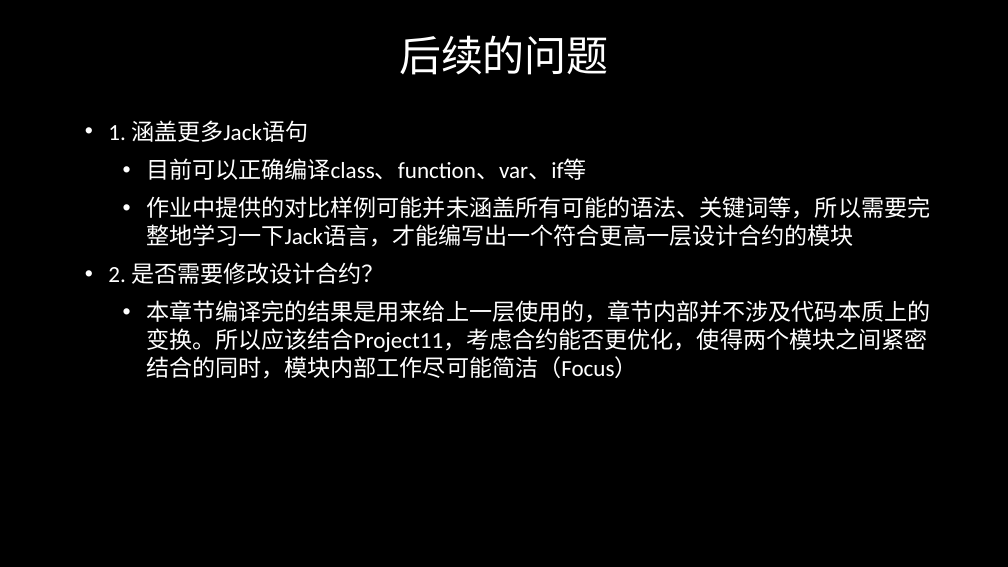
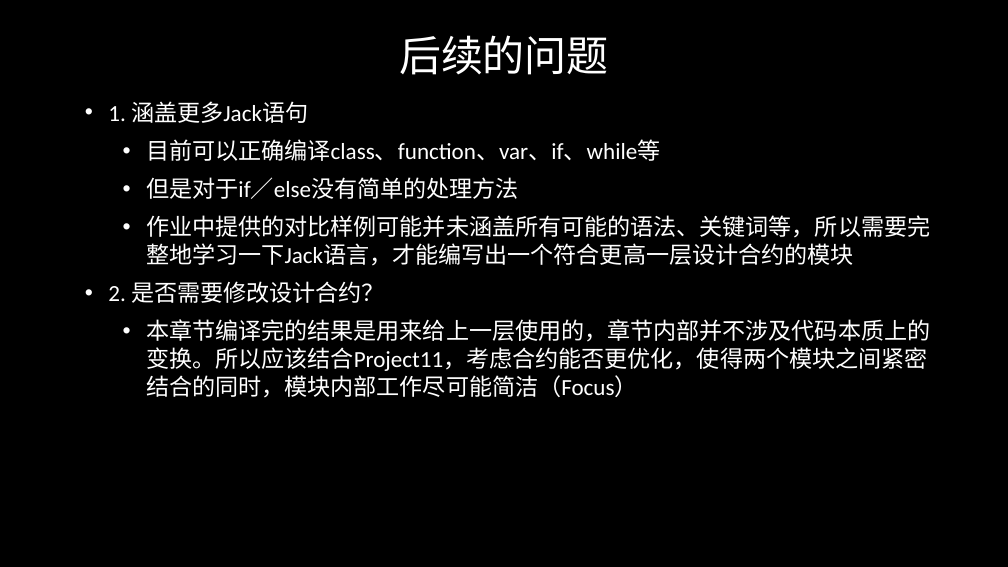
Before and after one commit to jisuansiwei2017/SDCT-2017-Fall, a slide deck: slide 6 of weekly_report/group1/report_group1_week6.pptx. Drawn at 1008x567 pixels with LibreOffice and Linux fonts; fonts in the diff are those of the drawing; background and template pictures are left out. Boxes give left, top, right and bottom in pixels: in the first picture for what was removed or moved away, otherwise in the second. Text is boxed around its words. In the diff, an @@ line names an element or a change of style, - is before the commit and + after.

Commit message:
change ppt

```diff
--- a/weekly_report/group1/report_group1_week6.pptx
+++ b/weekly_report/group1/report_group1_week6.pptx
@@ text at box(146, 139, 660, 199): text changed @@
-  • 目前可以正确编译class、function、var、if等
+  • 目前可以正确编译class、function、var、if、while等
+  • 但是对于if／else没有简单的处理方法
```
